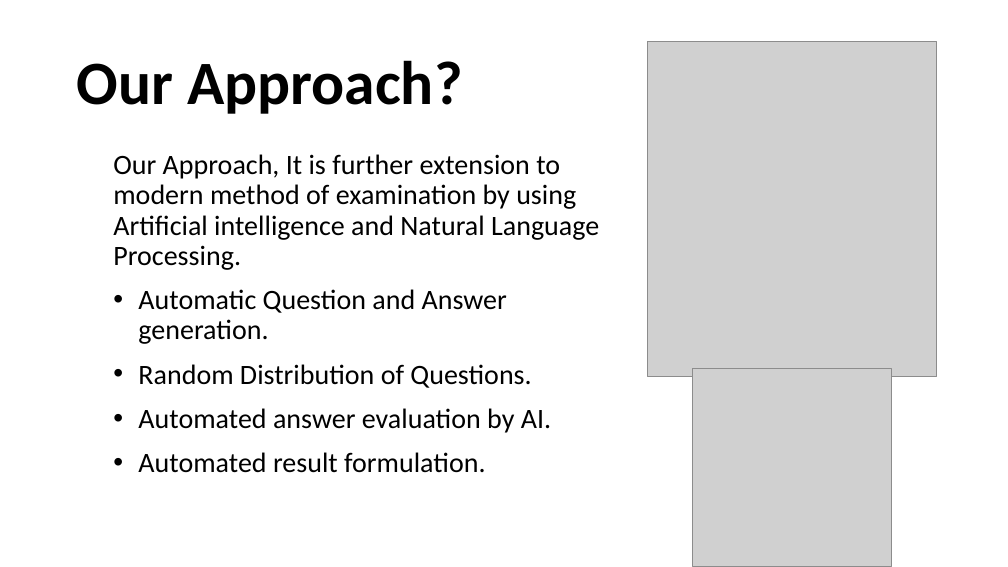
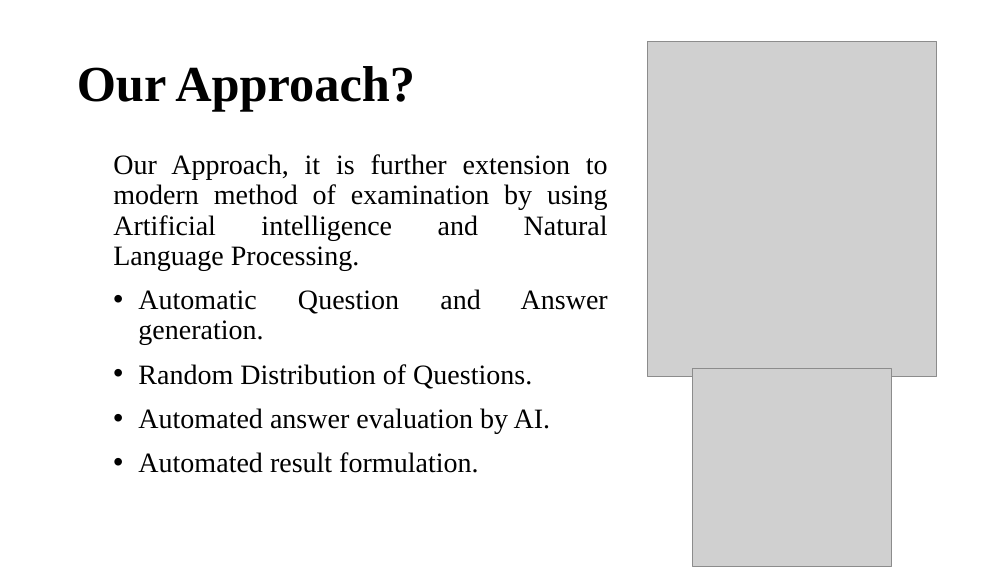
Before and after one commit to imakathuria/Examination-System-PPT, a slide deck: slide 4 of Git_Major.pptx. Drawn at 1008x567 pixels with LibreOffice and Linux fonts; fonts in the diff are those of the drawing; grey boxes stand for pictures. Boxes give left, top, right and bottom in pixels: in the first picture for what was removed or moved away, otherwise in the second. Text is boxed around its words. In the diff, an @@ line names an element or a change of style, - is before the commit and + after.

```diff
--- a/Git_Major.pptx
+++ b/Git_Major.pptx
@@ title "Our Approach?" at box(77, 66, 415, 111): size 44 to 36 pt, font Calibri to Times New Roman @@
@@ text at box(113, 154, 608, 270): text changed; font Calibri to Times New Roman @@
-Our Approach, It is further extension to modern method of examination by using Artificial intelligence and Natural Language Processing.
+Our Approach, it is further extension to modern method of examination by using Artificial intelligence and Natural Language Processing.
@@ text at box(138, 289, 608, 473): font Calibri to Times New Roman in "Automatic Question and Answer generation.", "Random Distribution of Questions.", "Automated answer evaluation by AI.", "Automated result formulation."; alignment left to justified @@
```
Also in this commit, not shown: 14 other slides changed, 1 slide added, 1 slide removed.
